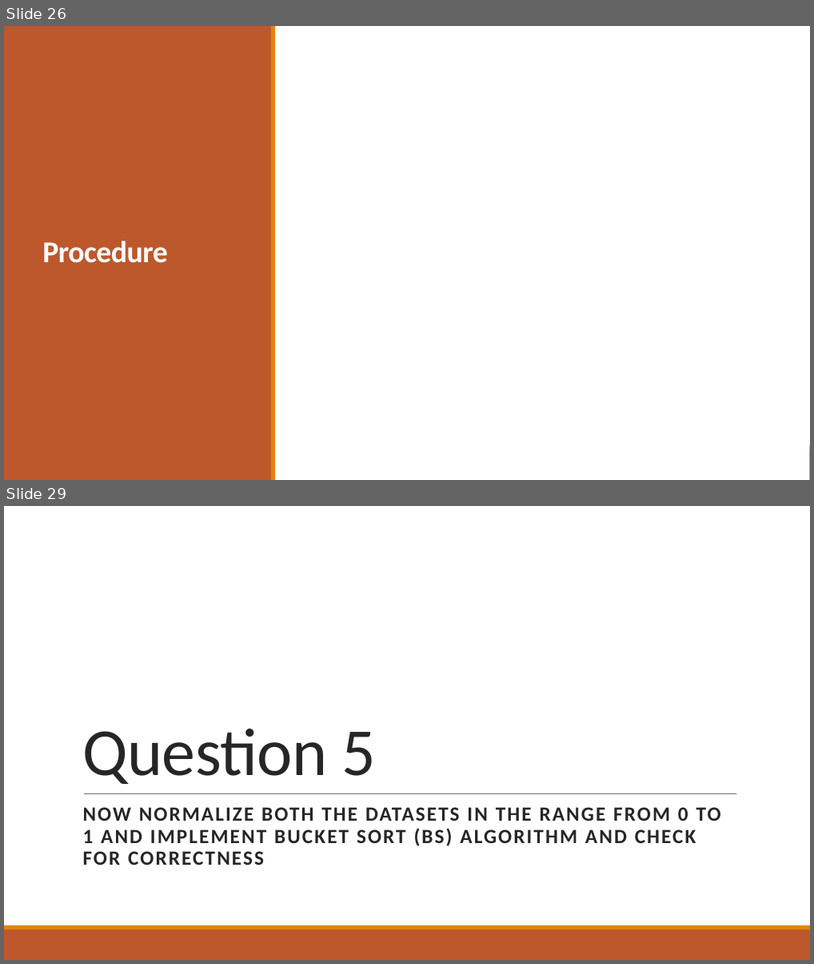
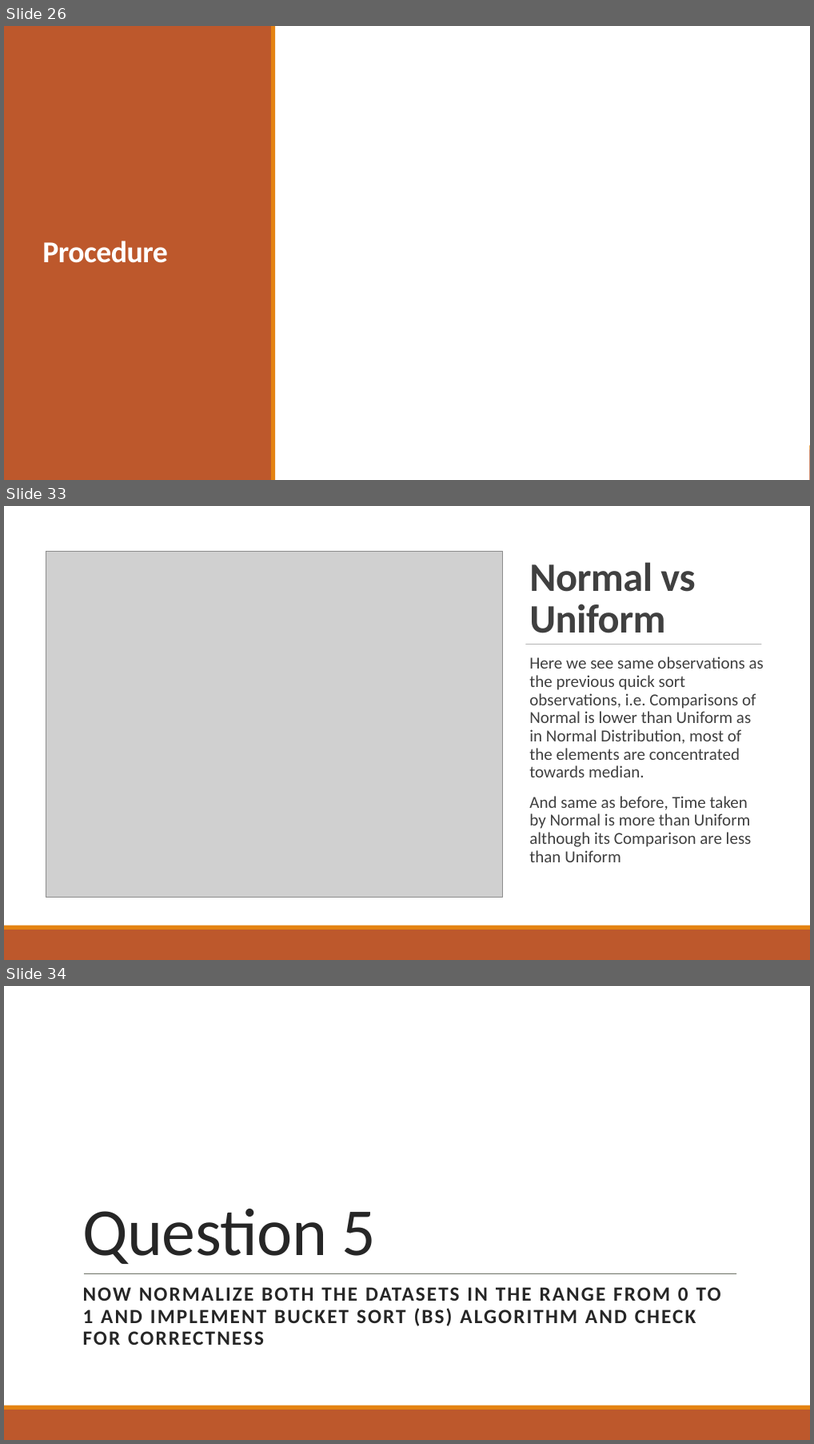
Before and after one commit to ayndp657/ALGORITHMLAB, a slide deck: Assignment 1/Assignment Presentation.pptx. Shown one above the other, each under a label of ours: slides 26 and 29 before the commit, slides 26, 33 and 34 after it; the slides between them are not shown. The pictures are 814x964 and 814x1444 pixels, drawn with LibreOffice and Linux fonts; fonts in the diff are those of the drawing; grey boxes stand for pictures; background and template pictures are left out. Boxes give left, top, right and bottom in pixels: in the first picture for what was removed or moved away, otherwise in the second. Text is boxed around its words. In the diff, an @@ line names an element or a change of style, - is before the commit and + after.

```diff
--- a/Assignment 1/Assignment Presentation.pptx
+++ b/Assignment 1/Assignment Presentation.pptx
@@ slide 33 added at (4,506,810,960), background #FFFFFF @@
@@ rectangle added at (4,506,810,925), fill #FFFFFF @@
@@ picture added at (46,552,503,897) @@
@@ title added at (530,562,695,633), 48 pt, text #404040, bold @@
+Normal vs Uniform
@@ line added from (526, 644) to (762, 644), #808080 0.5 pt @@
@@ text added at (530,656,764,862), 20 pt, text #404040 @@
+  Here we see same observations as the previous quick sort observations, i.e. Comparisons of Normal is lower than Uniform as in Normal Distribution, most of the elements are concentrated towards median.
+  And same as before, Time taken by Normal is more than Uniform although its Comparison are less than Uniform
@@ rectangle added at (4,925,810,929), fill #E48312 @@
@@ rectangle added at (4,929,810,960), fill #BD582C @@
@@ what was slide 29 is now slide 34 @@
```
Also in this commit, not shown: 1 slide changed, 4 other slides added, 1 other file.
